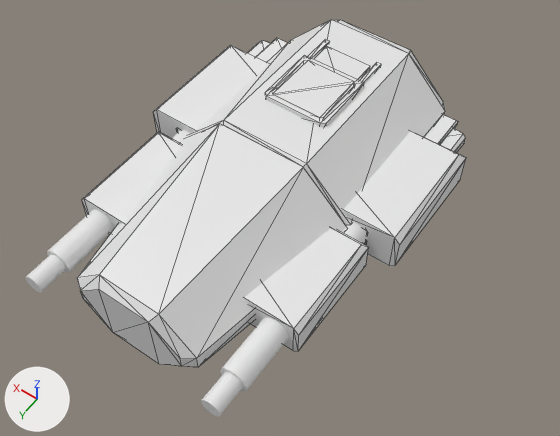
An edit to the OBJ model cosmodrone/assets/station-parts/fighter_spawn.obj, drawn before and after from the same camera.
One viewpoint serves both versions: a 50 mm camera at (-1.161, 1.505, 2.254) aimed at (-0.111, 0.036, -0.056). The axes (+X, +Y, +Z) are drawn at lower left. The lights are the same throughout. Mesh edges are drawn as thin lines on the coarser meshes. Where no turn or scale is listed for an object, it has been applied to the vertices.

Objects in the first picture: 'Fighter_Core_Cube.008', 'Fighter_Dock_Cube.018', 'Fighter_Frame_Cube.014', 'Fighter_Guns_Cylinder.008'.
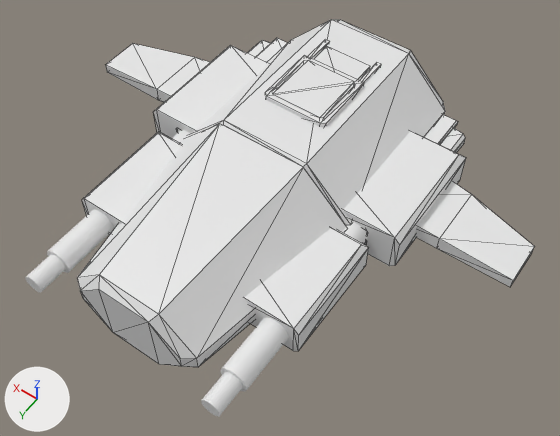
What differs and where, as boxes (x1, y1, x2, y2) in the pictures (560 x 436 px):
'Fighter_Core_Cube.008', reshaped (18% wider)
    before: (77, 20, 465, 367)
    after: (77, 20, 535, 367)
part 1 of me_fighter_core_cube_008, added
    after: (106, 43, 535, 287)

What changed in the scene script:
```text
Change me_fighter_core_cube_008:
    used by ob_fighter_core_cube_008; location = (0.0, 0.0, 0.0)
    remove me_fighter_core_cube_008.from_pydata(...)  # 76 vertices, 144 faces; spans x -0.51..0.51, y -0.78..0.74, z -0.24..0.24
    add me_fighter_core_cube_008.from_pydata(...)  # 100 vertices, 188 faces; spans x -0.95..0.95, y -0.78..0.74, z -0.24..0.24
    me_fighter_core_cube_008 part 1: a new loose piece of 24 vertices spanning x -0.95..0.95, y -0.47..-0.16, z -0.04..0.03
```
